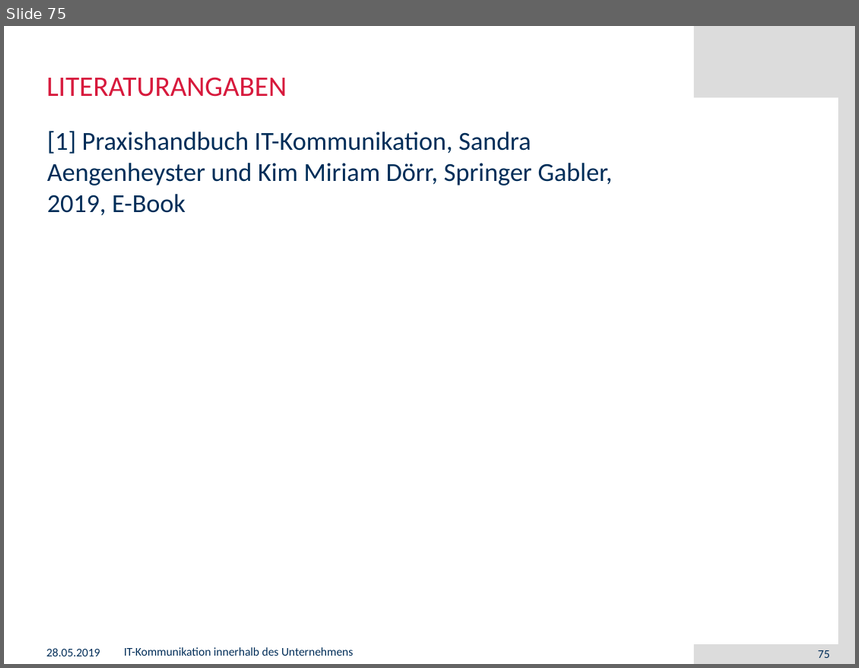
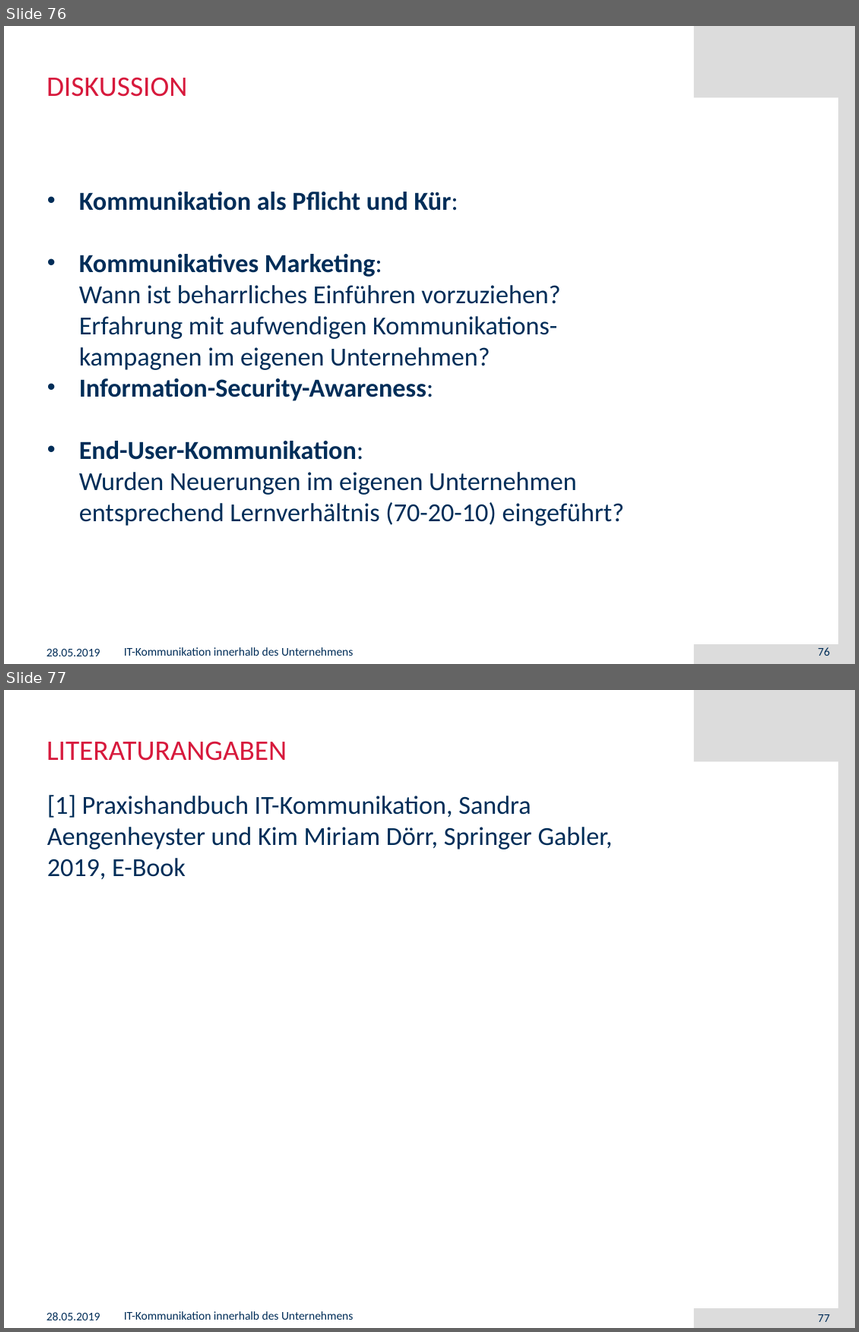
Before and after one commit to muensto/itm_vortrag_1233, a slide deck: 20190528.pptx. Shown one above the other, each under a label of ours: slide 75 before the commit, slides 76 and 77 after it. The pictures are 859x668 and 859x1332 pixels, drawn with LibreOffice and Linux fonts; fonts in the diff are those of the drawing; background and template pictures are left out. Boxes give left, top, right and bottom in pixels: in the first picture for what was removed or moved away, otherwise in the second. Text is boxed around its words. In the diff, an @@ line names an element or a change of style, - is before the commit and + after.

```diff
--- a/20190528.pptx
+++ b/20190528.pptx
@@ slide 76 added at (4,26,855,664), background #FFFFFF; not listed: 3 template elements that a slide beside it also shows @@
@@ title added at (47,77,187,97), 24 pt, text #D7193C @@
+DISKUSSION
@@ text added at (79,192,625,526), 22 pt, text #002D58 @@
+• Kommunikation als Pflicht und Kür:
+• Kommunikatives Marketing:
+  Wann ist beharrliches Einführen vorzuziehen?
+  Erfahrung mit aufwendigen Kommunikations-kampagnen im eigenen Unternehmen?
+• Information-Security-Awareness:
+• End-User-Kommunikation:
+  Wurden Neuerungen im eigenen Unternehmen entsprechend Lernverhältnis (70-20-10) eingeführt?
@@ text added at (47,648,101,657), 10 pt, text #002D58 @@
+28.05.2019
@@ text added at (124,648,353,656), 10 pt, text #002D58 @@
+IT-Kommunikation innerhalb des Unternehmens
@@ page number added at (818,648,830,656), 10 pt, text #002D58 @@
+76
@@ what was slide 75 is now slide 77 @@
@@ page number at (818,1315,830,1322): text changed @@
-75
+77
```
Also in this commit, not shown: 1 other slide added.
